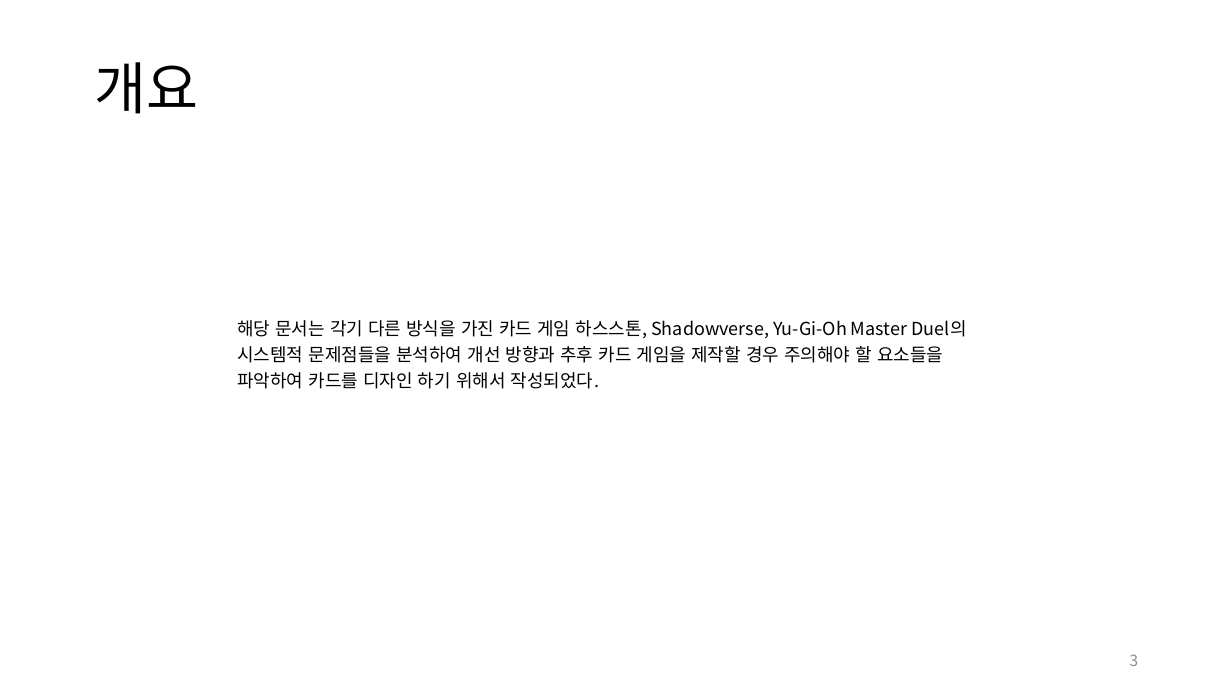
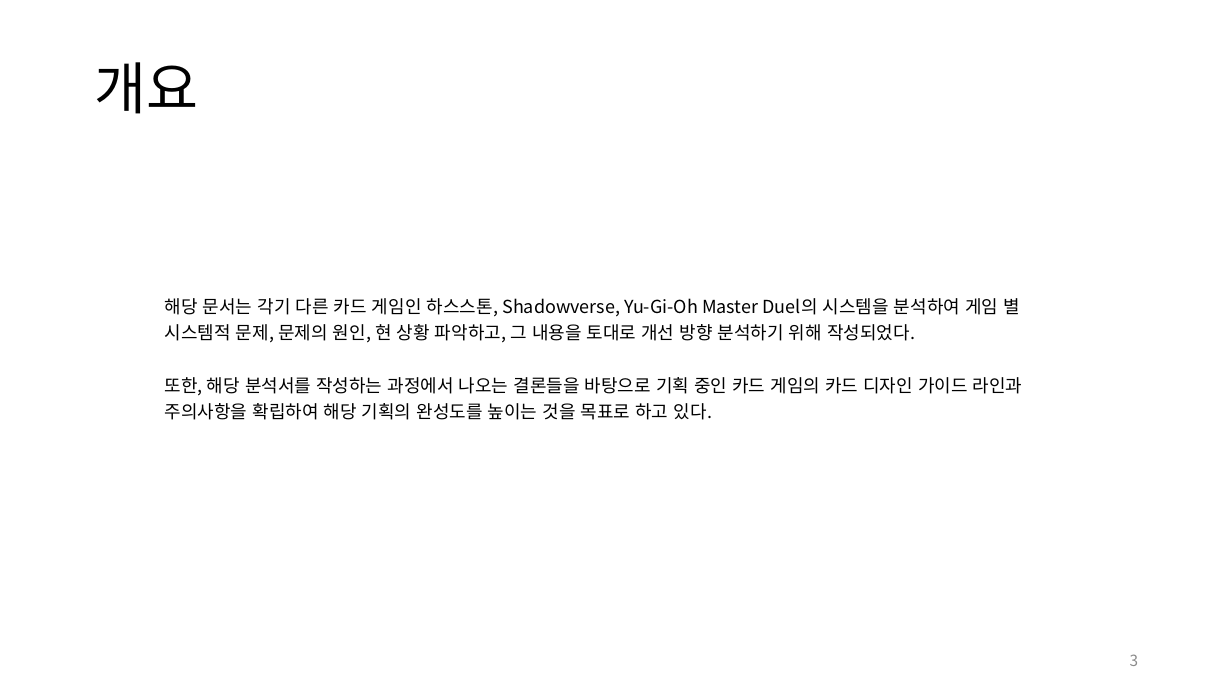
Before and after one commit to yjk0401/unityenginebasic_9th, a slide deck: slide 3 of 기획/하스스톤/카드게임(하스스톤,섀도우버스,yugioh masterduel) 분석서.pptx. Drawn at 1232x693 pixels with LibreOffice and Linux fonts; fonts in the diff are those of the drawing. Boxes give left, top, right and bottom in pixels: in the first picture for what was removed or moved away, otherwise in the second. Text is boxed around its words. In the diff, an @@ line names an element or a change of style, - is before the commit and + after.

```diff
--- a/기획/하스스톤/카드게임(하스스톤,섀도우버스,yugioh masterduel) 분석서.pptx
+++ b/기획/하스스톤/카드게임(하스스톤,섀도우버스,yugioh masterduel) 분석서.pptx
@@ table at box(155, 288, 1077, 424) @@
-row 1, column 1: 해당 문서는 각기 다른 방식을 가진 카드 게임 하스스톤, Shadowverse, Yu-Gi-Oh Master Duel의 시스템적 문제점들을 분석하여 개선 방향과 추후 카드 게임을 제작할 경우 주의해야 할 요소들을 파악하여 카드를 디자인 하기 위해서 작성되었다.
+row 1, column 1: 해당 문서는 각기 다른 카드 게임인 하스스톤, Shadowverse, Yu-Gi-Oh Master Duel의 시스템을 분석하여 게임 별 시스템적 문제, 문제의 원인, 현 상황 파악하고, 그 내용을 토대로 개선 방향 분석하기 위해 작성되었다. / 또한, 해당 분석서를 작성하는 과정에서 나오는 결론들을 바탕으로 기획 중인 카드 게임의 카드 디자인 가이드 라인과 주의사항을 확립하여 해당 기획의 완성도를 높이는 것을 목표로 하고 있다.
@@ table: place and size @@
-table at box(228, 310, 1005, 393)
+table at box(155, 288, 1077, 424)
```
Also in this commit, not shown: 6 other slides changed, 2 slides removed, 17 other files.
